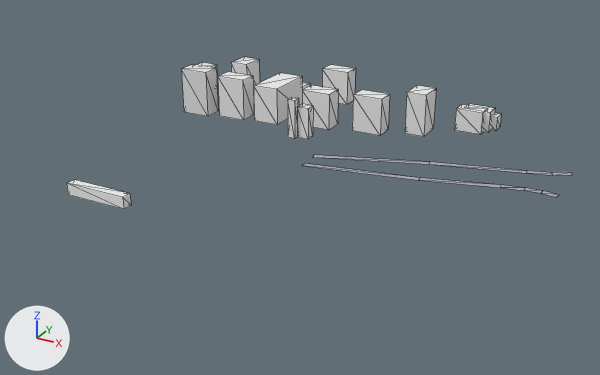
The glTF model white-model-six-districts/chunks/134_112_mid.glb as it was, and as the next commit left it.
Camera for both pictures: a 50 mm lens placed at (7639.0, -5932.0, 334.0), pointed at (7266.0, -5255.0, -5.0). Lighting does not change. The marker at lower left points along +X, +Y and +Z. The first picture is the older version. Mesh edges are drawn as thin lines. Vertices at exactly the same position are counted once.
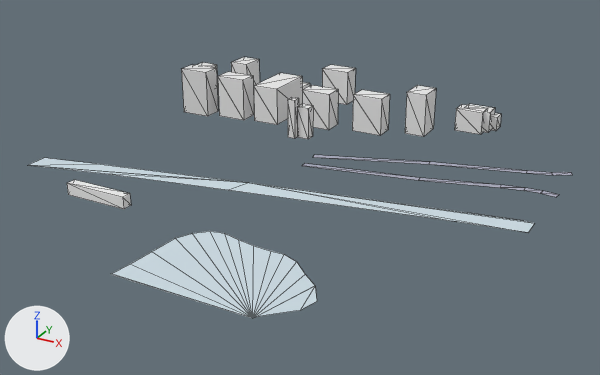
The change, as a list of edits to the scene's bpy script:
```text
Change me_mesh_0:
    used by ob_mesh_0; location = (0.0, 0.0, 0.0)
    remove me_mesh_0.from_pydata(...)  # 164 vertices, 178 faces; spans x 6992.0..7508.0, y -5399.0..-4991.0, z 4.0..60.0
    add me_mesh_0.from_pydata(...)  # 195 vertices, 205 faces; spans x 6992.0..7508.0, y -5500.0..-4991.0, z 4.0..60.0
    me_mesh_0 part 1: a new loose piece of 19 vertices spanning x 7230.0..7392.0, y -5500.0..-5396.0, z 7.0, in mat_material_0
    me_mesh_0 part 2
    12 vertices are added at x 7000.0..7500.0, y -5362.0..-5244.0, z 6.0
    10 new faces join them
```

Changed parts and their boxes [x1, y1, x2, y2] in the pictures (600 x 375 px):
'Mesh_0', reshaped (7% wider, 71% taller)
    before: [67, 57, 573, 209]
    after: [29, 57, 573, 318]
part 1 of me_mesh_0, added
    after: [111, 231, 317, 318]
part 2 of me_mesh_0, added
    after: [29, 158, 534, 233]
